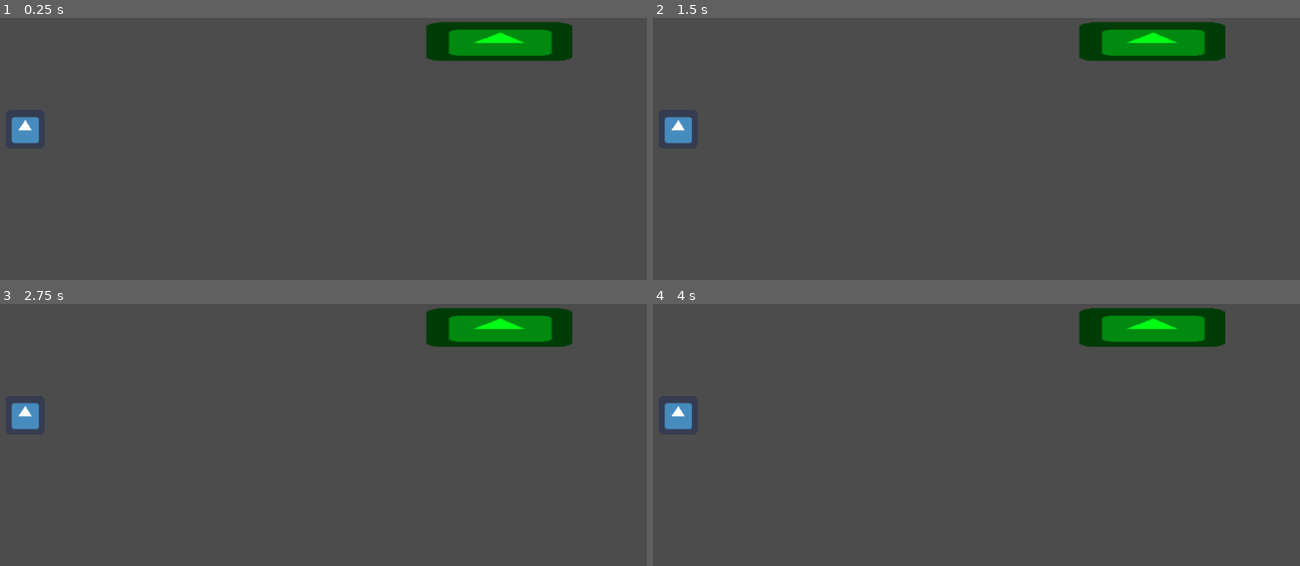
Above: before the commit, frames 1-4 (two rows, left to right).
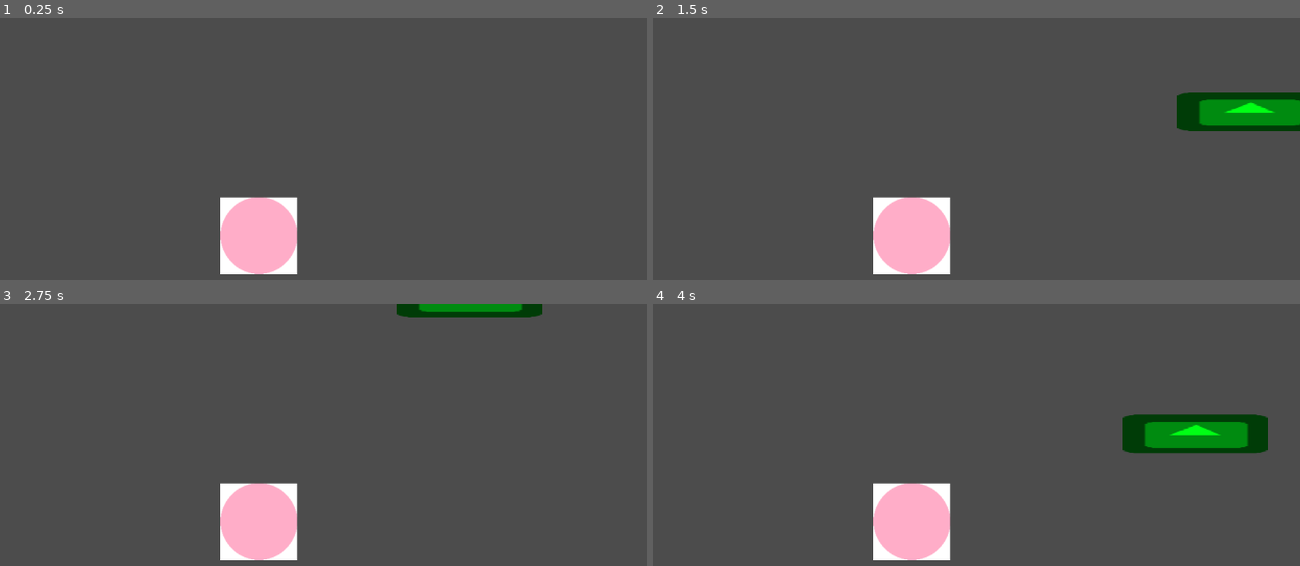
Above: after the commit, the same moments.

Repository: mapedorr/AquiMeBajoYo
Game: Godot game, scene res://scenarios/Trasnsmi.tscn
The game is run twice, just before and just after one commit, with the same random seed, the same clock (stepped at 60 frames per second) and the same inputs. The project has no main scene, so this scene is started directly. The engine's default icon, where the game draws it, is replaced by a stand-in: a white triangle on a blue panel in a dark square.
Inputs:
- Up to frame 1 (0.25 s): no input
- Up to frame 2 (1.5 s): tap Enter at 0.5 s; hold Right (ui_right) 0.53-1.28 s; hold Down (ui_down) from 1.28 s (still down)
- Up to frame 3 (2.75 s): release Down (ui_down) at 2.03 s; hold Right (ui_right) from 2.03 s (still down)
- Up to frame 4 (4 s): release Right (ui_right) at 2.78 s; hold Up (ui_up) 2.78-3.53 s; hold Left (ui_left) from 3.53 s (still down)

The runs differ from the first frame. In frame 1, 7.3% of the frame differs, in the area x 1-89%, y 1-98%; in frame 2, 10%; in frame 3, 7.4%; in frame 4, 11%, in the area x 1-96%, y 1-98%.

Commit message:
integrate main animal with transmi scene

Diff:
--- a/scenarios/Animal.tscn
+++ b/scenarios/Animal.tscn
@@ -16,3 +16,4 @@
 texture = ExtResource( 2 )
 
 [node name="Camera2D" type="Camera2D" parent="."]
+current = true
--- /dev/null
+++ b/scenarios/Trasnsmi.gd
@@ -0,0 +1,9 @@
+extends Node2D
+
+# Declare member variables here. Examples:
+# var a = 2
+# var b = "text"
+
+# Called when the node enters the scene tree for the first time.
+func _ready():
+	$Animal.position = $Bus/Spawn.get_position()
--- a/scenarios/Trasnsmi.tscn
+++ b/scenarios/Trasnsmi.tscn
@@ -1,12 +1,13 @@
-[gd_scene load_steps=3 format=2]
+[gd_scene load_steps=4 format=2]
 
-[ext_resource path="res://icon.png" type="Texture" id=1]
+[ext_resource path="res://scenarios/Trasnsmi.gd" type="Script" id=1]
 [ext_resource path="res://scenarios/Bus.tscn" type="PackedScene" id=2]
+[ext_resource path="res://scenarios/Animal.tscn" type="PackedScene" id=3]
 
 [node name="Game" type="Node2D"]
-
-[node name="Player" type="Sprite" parent="."]
-position = Vector2( -144.873, -126.457 )
-texture = ExtResource( 1 )
+script = ExtResource( 1 )
 
 [node name="Bus" parent="." instance=ExtResource( 2 )]
+
+[node name="Animal" parent="." instance=ExtResource( 3 )]
+run_speed = 300
--- a/scenarios/scripts/Spawn.gd
+++ b/scenarios/scripts/Spawn.gd
@@ -3,5 +3,5 @@
 # Called when the node enters the scene tree for the first time.
 func _ready():
 	# Set the player position here
-	$"../../Player".position = get_position()
+	#$"../../Player".position = get_position()
 	self.hide()
